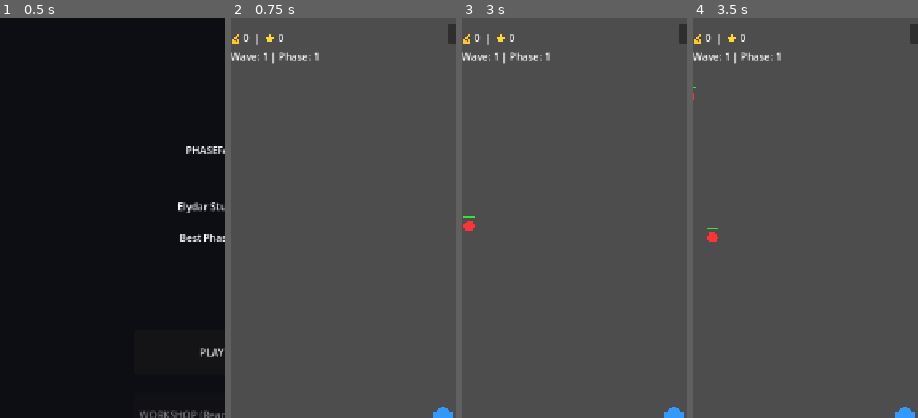
Above: before the commit, frames 1-4 (left to right).
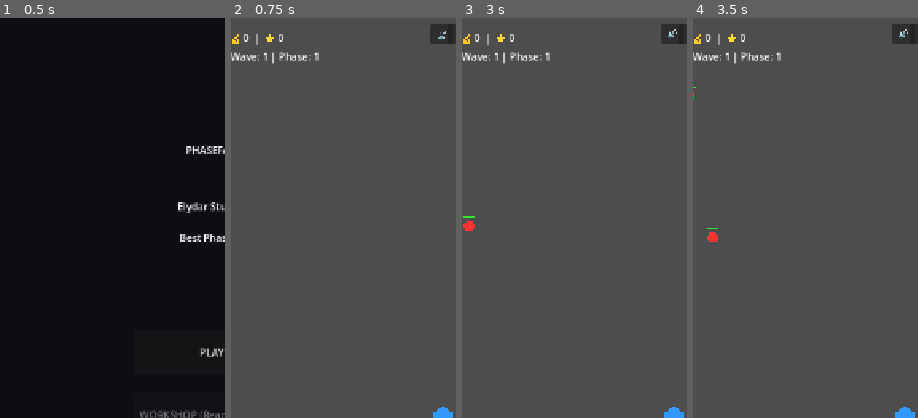
Above: after the commit, the same moments.

Repository: elydarstudio/Base_Defence
Game: Godot game, scene res://Scenes/StartMenu.tscn
The game is run twice, just before and just after one commit, with the same random seed, the same clock (stepped at 60 frames per second) and the same inputs.
Inputs (mouse positions are % of the whole screen's width and height, from its top left):
- Up to frame 1 (0.5 s): no input
- Up to frame 2 (0.75 s): click "PLAY" at 0.5 s
- Up to frame 3 (3 s): click (50, 2) at 1.25 s, where only the run after the commit has a clickable "🔊"; click (50, 2) at 2 s, where only the run after the commit has a clickable "🔇"; click "▲ UPGRADES" at 2.75 s
- Up to frame 4 (3.5 s): no input
The pictures show only the part of the screen within x 3-53%, y 0-50%; the shares and areas given below are measured in that part.

Frame 1 is identical in both runs. In frame 2, 0.4% of the frame differs, in the area x 88-97%, y 1-7%; in frame 3, 0.4%; in frame 4, 0.4%.

Commit message:
feat: sound effects, mute toggle, boss death sound, wave complete/boss spawn overlap fix

Diff:
--- a/base-defence/Scripts/base.gd
+++ b/base-defence/Scripts/base.gd
@@ -102,6 +102,7 @@
 		is_crit
 	)
 	bullets_targeting[target] = bullets_en_route + 1
+	if main_node: main_node.play_sfx(main_node.sfx_shoot)
 
 func notify_bullet_resolved(target: Node2D):
 	if target in bullets_targeting:
@@ -146,6 +147,7 @@
 	# HP takes damage
 	health -= hp_damage
 	health = max(0.0, health)
+	if main_node: main_node.play_sfx(main_node.sfx_take_damage)
 
 	if main_node != null:
 		_update_combat_ui()
--- a/base-defence/Scripts/boss.gd
+++ b/base-defence/Scripts/boss.gd
@@ -75,7 +75,7 @@
 func take_damage(amount: float, type: String = "normal"):
 	health -= amount
 	if main_node != null:
-		main_node.spawn_damage_number(amount, global_position + Vector2(0, -20), type)
+		main_node.spawn_damage_number(amount, global_position + Vector2(randf_range(-20, 20), -40), type)
 	if health <= 0:
 		_die()
 
@@ -91,6 +91,7 @@
 		SaveManager.save_game()
 		main_node.spawn_damage_number(total_lp, global_position + Vector2(0, -50), "lp")
 		main_node.on_boss_killed()
+		main_node.play_sfx(main_node.sfx_boss_death)
 	queue_free()
 
 func setup(base: Node2D, main: Node):
--- a/base-defence/Scripts/main.gd
+++ b/base-defence/Scripts/main.gd
@@ -144,6 +144,14 @@
 const ZOOM_MIN: float = 0.4
 const ZOOM_MAX: float = 1.0
 const ZOOM_STEP: float = 0.1
+
+var sfx_shoot: AudioStreamPlayer
+var sfx_enemy_death: AudioStreamPlayer
+var sfx_boss_spawn: AudioStreamPlayer
+var sfx_wave_complete: AudioStreamPlayer
+var sfx_take_damage: AudioStreamPlayer
+var sfx_boss_death: AudioStreamPlayer
+var sfx_muted: bool = false
 
 const BASE_ENEMIES_PER_WAVE = 12
 const ENEMIES_PER_WAVE_WAVE_SCALING = 2
@@ -189,6 +197,7 @@
 	_apply_workshop_floors()
 	_apply_unlock_level()
 	enemies_to_spawn = _get_wave_enemy_count()
+	_setup_audio()
 	_update_ui()
 	tooltip_buttons = {
 		$UI/UpgradePanel/ColumnsContainer/ATKColumn/ATKSpdButton: "atk_spd",
@@ -330,6 +339,7 @@
 		var remaining = get_tree().get_nodes_in_group("enemies").size()
 		if remaining <= 1:
 			wave_complete = true
+			play_sfx(sfx_enemy_death)
 			_advance_wave()
 
 func _spawn_boss():
@@ -342,6 +352,7 @@
 	b.global_position = Vector2(360, -40)
 	$UI/WaveLabel.text = "⚠ BOSS WAVE ⚠ | Phase: " + str(phase)
 	_on_boss_spawn_flash()
+	play_sfx(sfx_boss_spawn)
 
 func _advance_wave():
 	wave += 1
@@ -349,7 +360,8 @@
 	enemies_spawned = 0
 	enemies_to_spawn = _get_wave_enemy_count()
 	wave_complete = false
-	_on_wave_complete_flash()
+	if wave % 10 != 0:
+		_on_wave_complete_flash()
 	_check_unlock_progression()
 	var lp_earned = 1 + lp_gain_level
 	var lp_total = int(lp_earned * (1.0 + (legacy_mult_level * 0.1)))
@@ -505,6 +517,7 @@
 	tween.tween_property(flash, "modulate:a", 0.0, duration)
 
 func _on_wave_complete_flash():
+	play_sfx(sfx_wave_complete)
 	_flash_screen(Color(0.2, 1.0, 0.3), 0.08, 0.6)
 
 func _on_boss_spawn_flash():
@@ -750,6 +763,38 @@
 		5: return Vector2(960, randf_range(-500, 1800))           # right bottom
 	return Vector2.ZERO
 
+func _setup_audio():
+	sfx_shoot = AudioStreamPlayer.new()
+	sfx_shoot.stream = preload("res://Assets/Sounds/Shoot.wav")
+	sfx_shoot.volume_db = -15.0
+	add_child(sfx_shoot)
+
+	sfx_enemy_death = AudioStreamPlayer.new()
+	sfx_enemy_death.stream = preload("res://Assets/Sounds/EnemyDeath.wav")
+	add_child(sfx_enemy_death)
+
+	sfx_boss_spawn = AudioStreamPlayer.new()
+	sfx_boss_spawn.stream = preload("res://Assets/Sounds/BossSpawn.wav")
+	add_child(sfx_boss_spawn)
+
+	sfx_wave_complete = AudioStreamPlayer.new()
+	sfx_wave_complete.stream = preload("res://Assets/Sounds/WaveComplete.wav")
+	sfx_wave_complete.volume_db = -8.0
+	add_child(sfx_wave_complete)
+
+	sfx_take_damage = AudioStreamPlayer.new()
+	sfx_take_damage.stream = preload("res://Assets/Sounds/TakeDamage.wav")
+	sfx_take_damage.volume_db = -10
+	add_child(sfx_take_damage)
+
+	sfx_boss_death = AudioStreamPlayer.new()
+	sfx_boss_death.stream = preload("res://Assets/Sounds/BossDeath.wav")
+	add_child(sfx_boss_death)
+
+func play_sfx(player: AudioStreamPlayer):
+	if not sfx_muted:
+		player.play()
+
 # ── Pause ─────────────────────────────────────
 func _on_pause_button_pressed():
 	get_tree().paused = true
@@ -770,6 +815,10 @@
 	get_tree().paused = false
 	get_tree().change_scene_to_file("res://Scenes/StartMenu.tscn")
 
+func _on_mute_button_pressed():
+	sfx_muted = !sfx_muted
+	$UI/MuteButton.text = "🔇" if sfx_muted else "🔊"
+
 # ── Game Over ─────────────────────────────────
 func _on_menu_button_pressed():
 	Engine.time_scale = 1.0
--- a/base-defence/main.tscn
+++ b/base-defence/main.tscn
@@ -337,6 +337,13 @@
 offset_bottom = 18.0
 grow_horizontal = 0
 text = "1x"
+
+[node name="MuteButton" type="Button" parent="UI" unique_id=1882811276]
+offset_left = 340.0
+offset_top = 10.0
+offset_right = 375.0
+offset_bottom = 41.0
+text = " 🔊"
 
 [node name="DamageLayer" type="CanvasLayer" parent="." unique_id=1848438676]
 
@@ -374,3 +381,4 @@
 [connection signal="pressed" from="UI/PauseScreen/PauseMenuButton" to="." method="_on_pause_menu_button_pressed"]
 [connection signal="timeout" from="UI/TooltipTimer" to="." method="_on_tooltip_timer_timeout"]
 [connection signal="pressed" from="UI/SpeedButton" to="." method="_on_speed_button_pressed"]
+[connection signal="pressed" from="UI/MuteButton" to="." method="_on_mute_button_pressed"]
Not shown, added: base-defence/Assets/Sounds/BossDeath.wav.import
Not shown, added: base-defence/Assets/Sounds/BossSpawn.wav.import
Not shown, added: base-defence/Assets/Sounds/EnemyDeath.wav.import
Not shown, added: base-defence/Assets/Sounds/Shoot.wav.import
Not shown, added: base-defence/Assets/Sounds/TakeDamage.wav.import
Not shown, added: base-defence/Assets/Sounds/WaveComplete.wav.import
Not shown, added: base-defence/Assets/Sounds/BossDeath.wav
Not shown, added: base-defence/Assets/Sounds/BossSpawn.wav
Not shown, added: base-defence/Assets/Sounds/EnemyDeath.wav
Not shown, added: base-defence/Assets/Sounds/Shoot.wav
Not shown, added: base-defence/Assets/Sounds/TakeDamage.wav
Not shown, added: base-defence/Assets/Sounds/WaveComplete.wav
